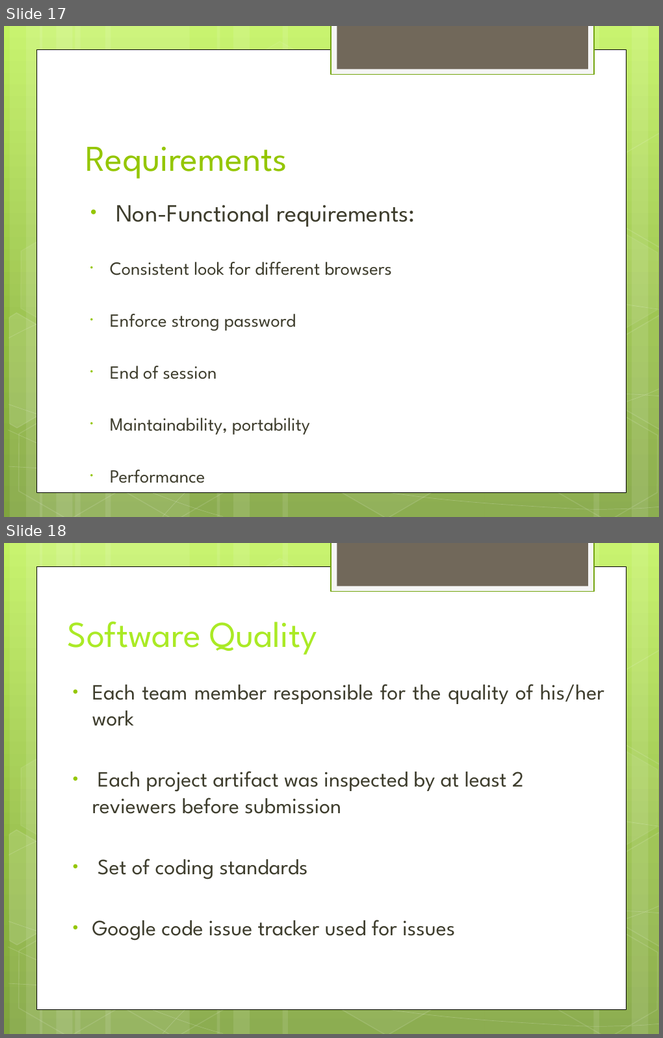
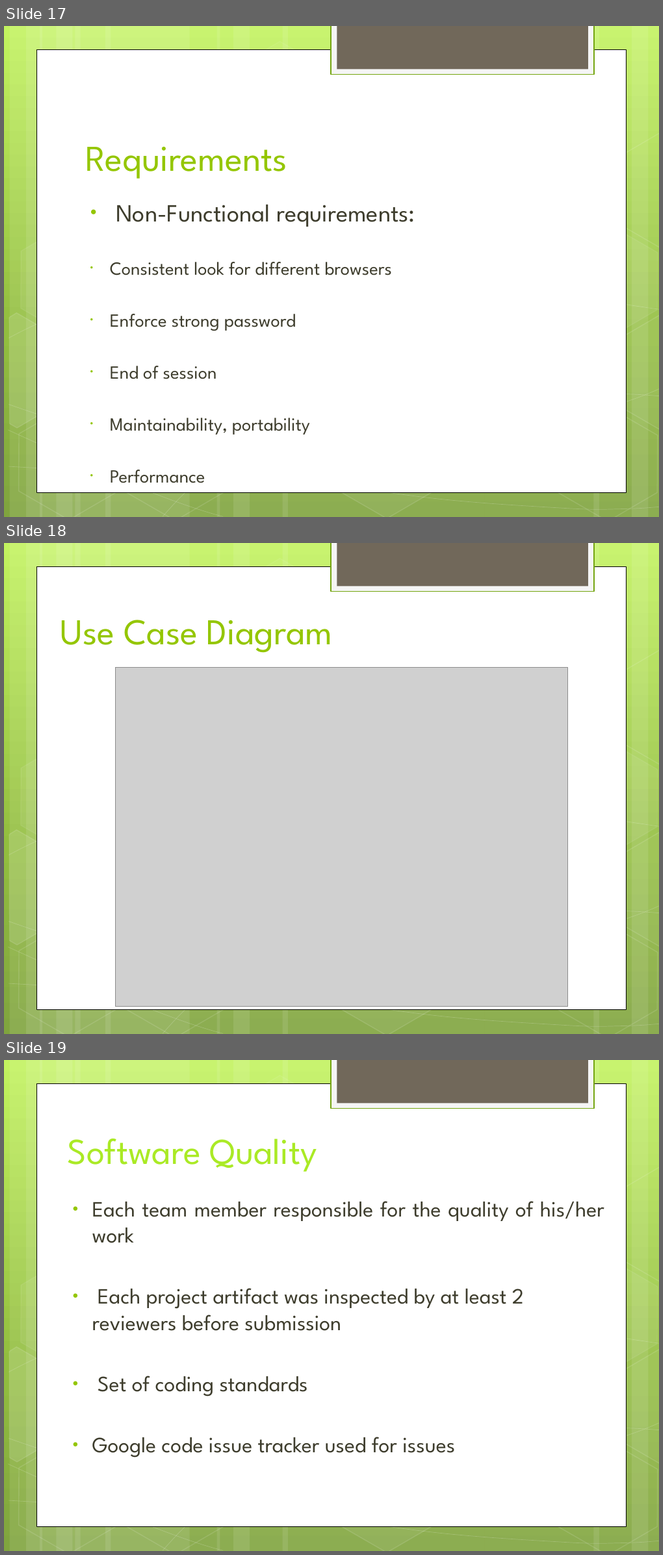
Before and after one commit to hiyenwong/cs679-b1-class-project, a slide deck: deliverables/final/Final Presentation.pptx. Shown one above the other, each under a label of ours: slides 17 and 18 before the commit, slides 17, 18 and 19 after it. The pictures are 663x1038 and 663x1555 pixels, drawn with LibreOffice and Linux fonts; fonts in the diff are those of the drawing; grey boxes stand for pictures. Boxes give left, top, right and bottom in pixels: in the first picture for what was removed or moved away, otherwise in the second. Text is boxed around its words. In the diff, an @@ line names an element or a change of style, - is before the commit and + after.

```diff
--- a/deliverables/final/Final Presentation.pptx
+++ b/deliverables/final/Final Presentation.pptx
@@ slide 18 added at <box>4,543,659,1034</box>, background gradient #C3F35F to #93BF3F to #81A53E; not listed: 31 template elements that a slide beside it also shows @@
@@ title added at <box>61,620,333,653</box>, 40 pt, text #94C600 @@
+Use Case Diagram
@@ picture added at <box>115,668,568,1007</box> @@
@@ what was slide 18 is now slide 19 @@
```
